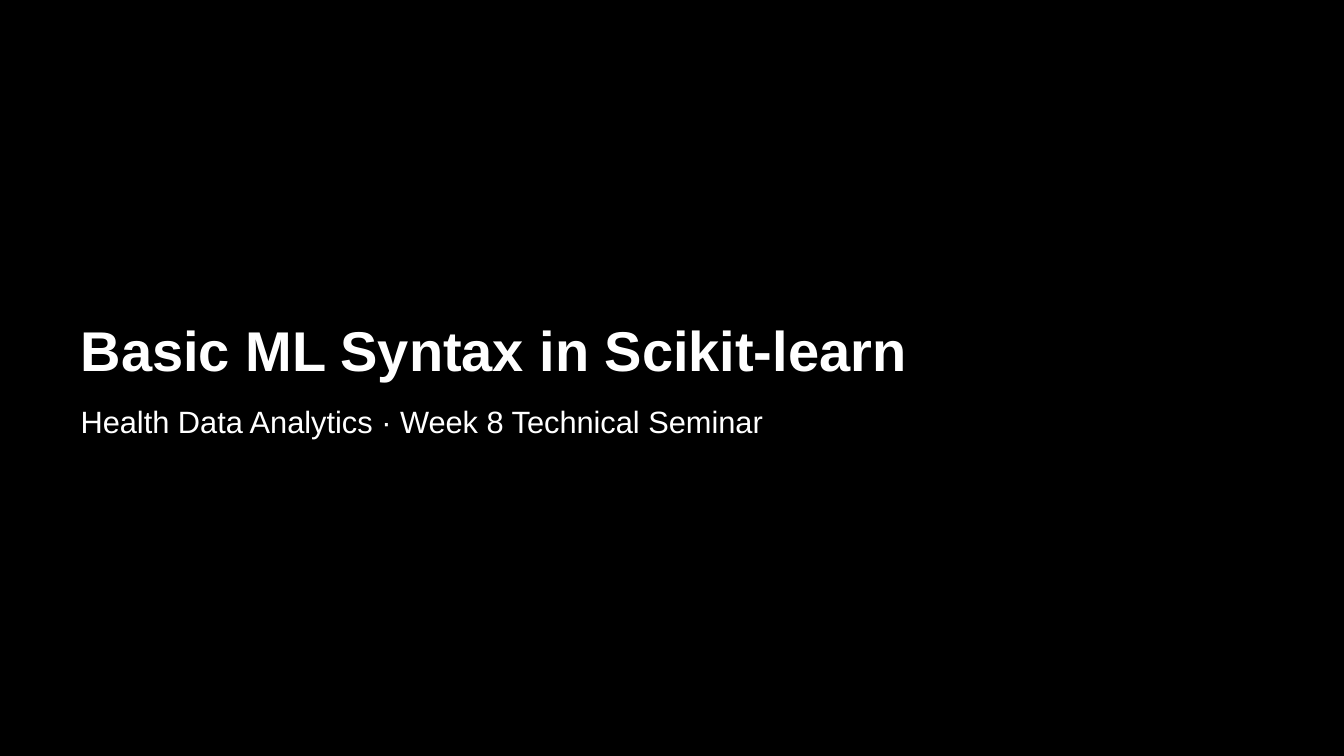
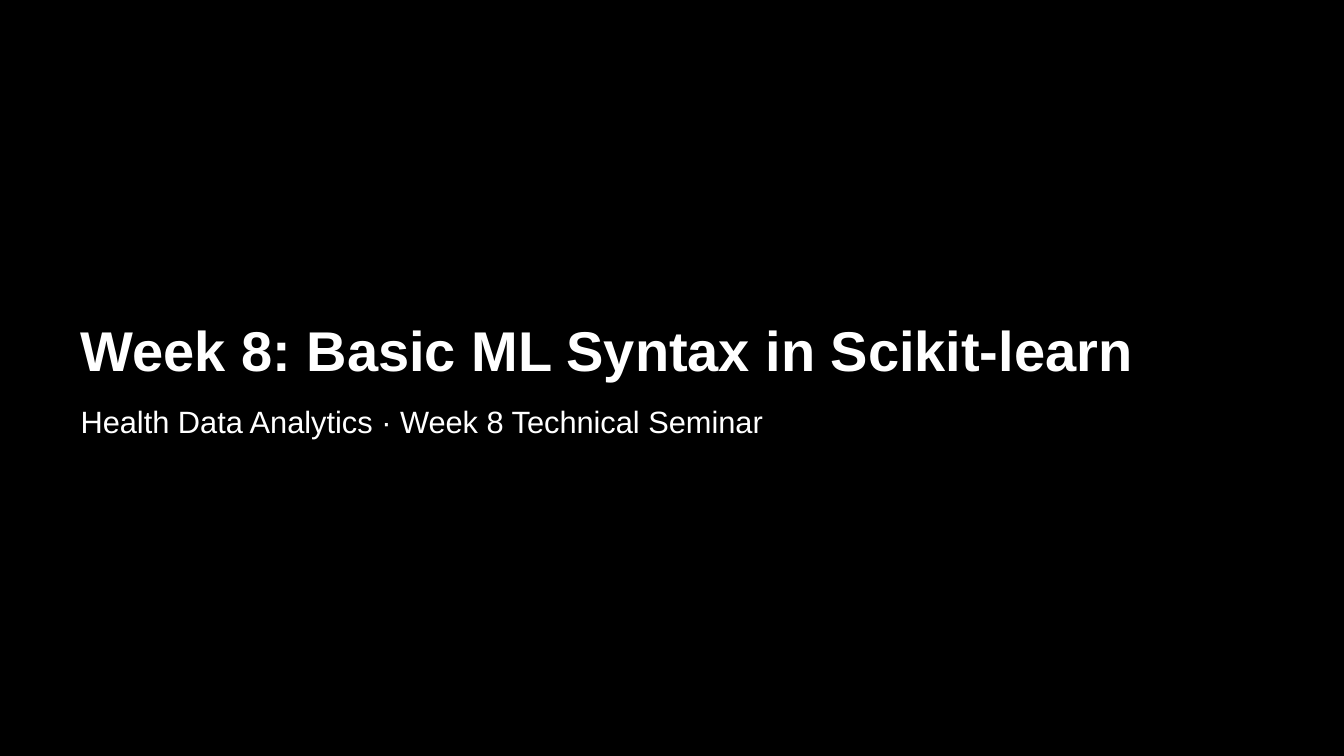
Before and after one commit to andrewcistola/Advanced-Data-Analytics-for-Health-Professionals, a slide deck: slide 1 of technical-seminars/week08_intro_to_ml.pptx. Drawn at 1344x756 pixels with LibreOffice and Linux fonts; fonts in the diff are those of the drawing. Boxes give left, top, right and bottom in pixels: in the first picture for what was removed or moved away, otherwise in the second. Text is boxed around its words. In the diff, an @@ line names an element or a change of style, - is before the commit and + after.

```diff
--- a/technical-seminars/week08_intro_to_ml.pptx
+++ b/technical-seminars/week08_intro_to_ml.pptx
@@ title at <box>81,330,1133,381</box>: text changed @@
-Basic ML Syntax in Scikit-learn
+Week 8: Basic ML Syntax in Scikit-learn
```
Also in this commit, not shown: 43 other files.
